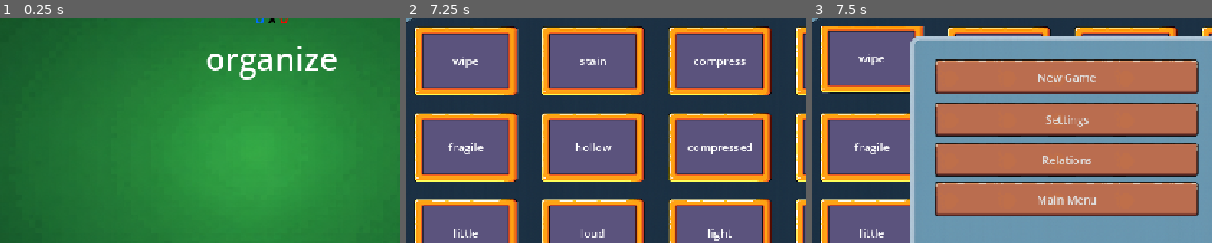
Above: before the commit, frames 1-3 (left to right).
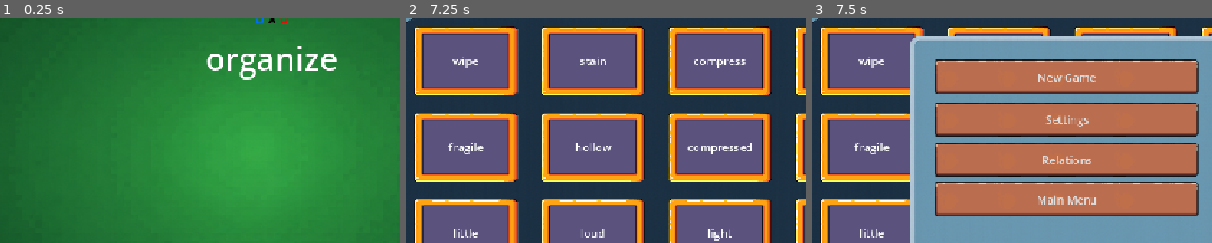
Above: after the commit, the same moments.

Repository: BMinh166/english-game-learning
Game: Godot game, scene res://scenes/Main.tscn
Two runs of this game, one before a commit and one after it. Both use one fixed random seed, a clock stepped at 60 frames per second and the inputs below. This scene is started directly instead of the project's main scene.
Inputs (mouse positions are % of the whole screen's width and height, from its top left):
- Up to frame 1 (0.25 s): no input
- Up to frame 2 (7.25 s): click (93, 86) at 0.5 s; click "Back" at 1.25 s; click (93, 86) at 2 s; click (93, 86) at 2.75 s; tap Enter (ui_accept) at 3.5, 3.77, 4.25, 4.52, 5, 5.75, 6.02, 6.5, 6.77 s; move the mouse to (25, 88) at 3.52 s; click (25, 88) at 3.67 s; move the mouse to (39, 88) at 4.27 s; click (39, 88) at 4.42 s; move the mouse to (52, 88) at 5.02 s; click (52, 88) at 5.17 s; move the mouse to (65, 88) at 5.77 s; click (65, 88) at 5.92 s; move the mouse to (79, 88) at 6.52 s; click (79, 88) at 6.67 s; tap Escape (ui_cancel) at 7.15 s
- Up to frame 3 (7.5 s): tap Enter (ui_accept) at 7.25 s; move the mouse to (26, 29) at 7.27 s; click (26, 29) at 7.42 s
The pictures show only the part of the screen within x 18-68%, y 20-70%; the shares and areas given below are measured in that part.

Frames 1-2 are identical in both runs. In frame 3, 2.0% of the frame differs, in the area x 2-29%, y 3-35%.

Commit message:
Update Audio

Diff:
--- a/autoload/AudioManager.gd
+++ b/autoload/AudioManager.gd
@@ -88,6 +88,7 @@
 
 
 func play_bar_increase():
+	bar_increase.pitch_scale = randf_range(0.98, 1.02)
 	bar_increase.play()
 
 
--- a/scenes/Audio/audio_manager.tscn
+++ b/scenes/Audio/audio_manager.tscn
@@ -3,18 +3,18 @@
 [ext_resource type="Script" uid="uid://cfgcitagq2c4" path="res://autoload/AudioManager.gd" id="1_qbhe3"]
 [ext_resource type="AudioStream" uid="uid://ccjjtp0ungrcp" path="res://audio/main_menu_bgm.ogg" id="2_3yadv"]
 [ext_resource type="AudioStream" uid="uid://jjlndl2hfri" path="res://audio/main_game_bgm.ogg" id="3_bes4q"]
-[ext_resource type="AudioStream" uid="uid://b53y8ljkxypn5" path="res://audio/bar_increase.ogg" id="4_0p2bb"]
-[ext_resource type="AudioStream" uid="uid://chg6uy1aroyty" path="res://audio/button_click.ogg" id="5_m00wg"]
-[ext_resource type="AudioStream" uid="uid://c76kq12urtk0a" path="res://audio/card_click.ogg" id="6_nit56"]
-[ext_resource type="AudioStream" uid="uid://bnv6exr0nvpfw" path="res://audio/card_fly.ogg" id="7_7ucqt"]
-[ext_resource type="AudioStream" uid="uid://dwjmqccngrg76" path="res://audio/card_hover.ogg" id="8_cmggu"]
-[ext_resource type="AudioStream" uid="uid://b22hxfs42o14x" path="res://audio/floating_text_score.ogg" id="9_dbfxl"]
-[ext_resource type="AudioStream" uid="uid://dg555aym332tx" path="res://audio/item_activate.ogg" id="10_vetfx"]
-[ext_resource type="AudioStream" uid="uid://dhqcn0lqv23y6" path="res://audio/item_choose.ogg" id="11_8fw56"]
-[ext_resource type="AudioStream" uid="uid://bti5o8qusg4b8" path="res://audio/lose_run.ogg" id="12_qdupe"]
-[ext_resource type="AudioStream" uid="uid://bfr2115yjwm5a" path="res://audio/next_round.ogg" id="13_oj3bt"]
-[ext_resource type="AudioStream" uid="uid://dhmrlg54b0gql" path="res://audio/score_fail.ogg" id="14_8ck2m"]
-[ext_resource type="AudioStream" uid="uid://bk8rqnl30bcsd" path="res://audio/win_run.ogg" id="15_p44se"]
+[ext_resource type="AudioStream" uid="uid://siq5kisccawx" path="res://audio/bar_increase.wav" id="4_0p2bb"]
+[ext_resource type="AudioStream" uid="uid://b214w4px1pc7p" path="res://audio/button_click.wav" id="5_m00wg"]
+[ext_resource type="AudioStream" uid="uid://obunbrw8gvw4" path="res://audio/card_click.wav" id="6_nit56"]
+[ext_resource type="AudioStream" uid="uid://vlrlo4wgw6m1" path="res://audio/card_fly.wav" id="7_7ucqt"]
+[ext_resource type="AudioStream" uid="uid://k144n2q3udg5" path="res://audio/card_hover.wav" id="8_cmggu"]
+[ext_resource type="AudioStream" uid="uid://rde8rbktfl5s" path="res://audio/floating_text_score.wav" id="9_dbfxl"]
+[ext_resource type="AudioStream" uid="uid://by3sfqoo2c4tw" path="res://audio/item_activate.wav" id="10_vetfx"]
+[ext_resource type="AudioStream" uid="uid://cwtbtq0ujvegm" path="res://audio/item_choose.wav" id="11_8fw56"]
+[ext_resource type="AudioStream" uid="uid://buj4xc07ji41l" path="res://audio/lose_run.wav" id="12_qdupe"]
+[ext_resource type="AudioStream" uid="uid://cghha61fydu41" path="res://audio/next_round.wav" id="13_oj3bt"]
+[ext_resource type="AudioStream" uid="uid://dgbulc3a3mxac" path="res://audio/score_fail.wav" id="14_8ck2m"]
+[ext_resource type="AudioStream" uid="uid://chq3isjd6hivn" path="res://audio/win_run.wav" id="15_p44se"]
 
 [node name="AudioManager" type="Node"]
 process_mode = 3
--- a/scenes/Bag/Bag.gd
+++ b/scenes/Bag/Bag.gd
@@ -23,6 +23,7 @@
 
 func _on_button_pressed() -> void:
 	print("BAG PRESSED")
+	AudioManager.play_button_click()
 	if popup == null or !is_instance_valid(popup):
 		popup = bag_popup_scene.instantiate()
 		get_tree().current_scene.add_child(popup)
--- a/scenes/Bag/BagPopup.gd
+++ b/scenes/Bag/BagPopup.gd
@@ -2,6 +2,7 @@
 
 @onready var grid = $CenterContainer/MarginContainer/VBoxContainer/Panel/MarginContainer/ScrollContainer/BagContainer
 @onready var back_button = $CenterContainer/MarginContainer/VBoxContainer/BackButton
+@onready var blocker = $CenterContainer/MarginContainer/VBoxContainer/Panel/MarginContainer/ScrollContainer/Blocker
 
 var card_scene = preload("res://scenes/Card/Card.tscn")
 
@@ -24,6 +25,12 @@
 
 		card.setup(card_data, i)  # ✅ đúng
 
+	# 👇 chờ layout update
+	await get_tree().process_frame
+
+	# 👇 update blocker
+	blocker.custom_minimum_size.y = grid.size.y
+
 func update_language_ui():
 
 	back_button.text = Localization.tr_ui(
@@ -31,5 +38,6 @@
 	)
 
 func _on_back_button_pressed() -> void:
+	AudioManager.play_button_click()
 	emit_signal("closed")
 	queue_free()
--- a/scenes/Bag/BagPopup.tscn
+++ b/scenes/Bag/BagPopup.tscn
@@ -90,6 +90,12 @@
 [node name="Card5" parent="CenterContainer/MarginContainer/VBoxContainer/Panel/MarginContainer/ScrollContainer/BagContainer" instance=ExtResource("2_d3ncv")]
 layout_mode = 2
 
+[node name="Blocker" type="ColorRect" parent="CenterContainer/MarginContainer/VBoxContainer/Panel/MarginContainer/ScrollContainer"]
+layout_mode = 2
+size_flags_horizontal = 3
+size_flags_vertical = 3
+color = Color(1, 1, 1, 0)
+
 [node name="BackButton" type="Button" parent="CenterContainer/MarginContainer/VBoxContainer"]
 custom_minimum_size = Vector2(75, 50)
 layout_mode = 2
--- a/scenes/Card/Card.gd
+++ b/scenes/Card/Card.gd
@@ -47,6 +47,8 @@
 
 			print("CLICK CARD:", index, label.text)
 
+			AudioManager.play_card_click()
+
 			emit_signal("card_clicked", index)
 
 func _on_hover_enter():
@@ -68,7 +70,6 @@
 	update_visual()
 
 func set_selected(is_selected):
-
 	selected = is_selected
 
 	update_visual()
@@ -101,6 +102,7 @@
 
 	elif hovered:
 		target_y = HOVER_OFFSET
+		AudioManager.play_card_hover()
 
 	if move_tween:
 		move_tween.kill()
--- a/scenes/Items/Item.gd
+++ b/scenes/Items/Item.gd
@@ -120,6 +120,8 @@
 
 	modulate = Color(1.3, 1.3, 1.3, 1.0)
 
+	AudioManager.play_item_activate()
+
 	tween.tween_property(
 		self,
 		"scale",
@@ -149,10 +151,12 @@
 
 
 func _on_sell_button_pressed() -> void:
+	AudioManager.play_button_click()
 	emit_signal("sell_pressed", self)
 
 
 func _on_use_button_pressed() -> void:
+	AudioManager.play_button_click()
 	emit_signal("use_pressed", self)
 
 
@@ -162,6 +166,8 @@
 
 	if not can_click:
 		return
+
+	AudioManager.play_button_click()
 
 	emit_signal("item_clicked", self)
 
--- a/scenes/Items/ItemRewardPopup.gd
+++ b/scenes/Items/ItemRewardPopup.gd
@@ -116,15 +116,19 @@
 		return
 
 	reward_selected.emit(item_data)
+	AudioManager.play_item_choose()
 
 	queue_free()
 
 
 func _on_reroll_pressed() -> void:
 
+	AudioManager.play_button_click()
 	reward_rerolled.emit()
 
 func _on_skip_pressed() -> void:
+	AudioManager.play_button_click()
+
 	reward_skipped.emit()
 
 	queue_free()
--- a/scenes/Score/ScoreBar.gd
+++ b/scenes/Score/ScoreBar.gd
@@ -2,6 +2,9 @@
 
 @onready var progress_bar = $MarginContainer/TextureProgressBarFill
 @onready var progress_score = $MarginContainer/ProgressScore
+
+var numer = 0
+var denomin = 0
 
 func set_progress_bar(numerator,denominator):
 	if denominator == 0:
@@ -10,6 +13,10 @@
 		var value = 100.0 * numerator / denominator
 		progress_bar.value = value
 		progress_score.text = format_number(numerator) + "/" + format_number(denominator)
+		if numerator != numer or (numerator == numer and denomin != denomin):
+			AudioManager.play_bar_increase()
+			numer = numerator
+			denomin = denominator
 
 func format_number(n):
 
--- a/scenes/Screen/GameOver.gd
+++ b/scenes/Screen/GameOver.gd
@@ -33,11 +33,15 @@
 			"victory"
 		)
 
+		AudioManager.play_win_run()
+
 	else:
 
 		game_over_label.text = Localization.tr_ui(
 			"game_over"
 		)
+
+		AudioManager.play_lose_run()
 
 	score_label.text = (
 		Localization.tr_ui("score")
@@ -60,6 +64,7 @@
 	)
 
 func _on_new_game_button_pressed() -> void:
+	AudioManager.play_button_click()
 
 	get_tree().change_scene_to_file(
 		"res://scenes/Screen/new_game_menu.tscn"
@@ -67,6 +72,7 @@
 
 
 func _on_main_menu_button_pressed() -> void:
-		get_tree().change_scene_to_file(
+	AudioManager.play_button_click()
+	get_tree().change_scene_to_file(
 		"res://scenes/Screen/main_menu.tscn"
 	)
--- a/scenes/Screen/NotifyPopup.gd
+++ b/scenes/Screen/NotifyPopup.gd
@@ -32,6 +32,7 @@
 
 
 func _on_yes_pressed():
+	AudioManager.play_button_click()
 
 	emit_signal("confirmed")
 
@@ -39,6 +40,7 @@
 
 
 func _on_cancel_pressed():
+	AudioManager.play_button_click()
 
 	emit_signal("cancelled")
 
--- a/scenes/Screen/Setting.gd
+++ b/scenes/Screen/Setting.gd
@@ -134,10 +134,11 @@
 
 	print("PREVIOUS:", GameManager.previous_scene_path)
 
+	AudioManager.play_button_click()
+
 	# =====================
 	# OPENED FROM PAUSE
 	# =====================
-
 	if pause_menu != null:
 
 		if pause_menu.has_method(
@@ -177,6 +178,7 @@
 			"language",
 			"en"
 		)
+	AudioManager.play_button_click()
 
 	load_settings()
 
--- a/scripts/GameManager.gd
+++ b/scripts/GameManager.gd
@@ -695,6 +695,7 @@
 			var label = step.get("relation_label", "")
 			var p = step.get("point", 0)
 			var m = step.get("mult", 1)
+			AudioManager.play_floating_text_score()
 
 			return label + " (" + str(p) + " x" + str(m) + ")"
 
@@ -723,6 +724,7 @@
 			return "Chain x" + str(step.value)
 
 		_:
+			AudioManager.play_floating_text_score()
 			return step.type
 
 func apply_step(step: Dictionary):
@@ -813,6 +815,8 @@
 	score -= target_score
 
 	round += 1
+
+	AudioManager.play_next_round()
 
 	if check_victory():
 		return
--- a/scripts/Screen/CollectionMenu.gd
+++ b/scripts/Screen/CollectionMenu.gd
@@ -95,33 +95,35 @@
 
 
 func _on_word_button_pressed():
-
+	AudioManager.play_button_click()
 	get_tree().change_scene_to_file(
 		"res://scenes/Screen/word_tab.tscn"
 	)
 
 
 func _on_items_button_pressed():
-
+	AudioManager.play_button_click()
 	get_tree().change_scene_to_file(
 		"res://scenes/Screen/item_tab.tscn"
 	)
 
 
 func _on_back_button_pressed():
-
+	AudioManager.play_button_click()
 	get_tree().change_scene_to_file(
 		"res://scenes/Screen/main_menu.tscn"
 	)
 
 
 func _on_stats_button_pressed() -> void:
+	AudioManager.play_button_click()
 	get_tree().change_scene_to_file(
 		"res://scenes/Screen/stats_menu.tscn"
 	)
 
 
 func _on_delete_data_button_pressed() -> void:
+	AudioManager.play_button_click()
 
 	var popup = notify_scene.instantiate()
 
@@ -148,6 +150,7 @@
 
 
 func _on_relations_button_pressed() -> void:
+	AudioManager.play_button_click()
 
 	var popup = relation_scene.instantiate()
 
--- a/scripts/Screen/ItemTab.gd
+++ b/scripts/Screen/ItemTab.gd
@@ -130,6 +130,7 @@
 	item_tooltip.visible = false
 
 func _on_back_button_pressed() -> void:
+	AudioManager.play_button_click()
 	get_tree().change_scene_to_file(
 		"res://scenes/Screen/collection_menu.tscn"
 	)
--- a/scripts/Screen/MainMenu.gd
+++ b/scripts/Screen/MainMenu.gd
@@ -36,10 +36,11 @@
 		"current_run"
 	]["active"]
 
+	AudioManager.play_button_click()
+
 	# =====================
 	# CONTINUE AVAILABLE
 	# =====================
-
 	if has_run:
 
 		get_tree().change_scene_to_file(
@@ -60,7 +61,7 @@
 	GameManager.previous_scene_path = (
 		"res://scenes/Screen/main_menu.tscn"
 	)
-
+	AudioManager.play_button_click()
 	get_tree().change_scene_to_file(
 		"res://scenes/Screen/setting.tscn"
 	)
@@ -68,10 +69,12 @@
 	print("PREVIOUS:", GameManager.previous_scene_path)
 
 func _on_quit_button_pressed() -> void:
-		get_tree().quit()
+	AudioManager.play_button_click()
+	get_tree().quit()
 
 
 func _on_collection_button_pressed() -> void:
+	AudioManager.play_button_click()
 	get_tree().change_scene_to_file(
 		"res://scenes/Screen/collection_menu.tscn"
 	)
--- a/scripts/Screen/NewGameMenu.gd
+++ b/scripts/Screen/NewGameMenu.gd
@@ -69,6 +69,7 @@
 
 
 func _on_difficulty_button_pressed() -> void:
+	AudioManager.play_button_click()
 
 	current_index += 1
 
@@ -79,6 +80,7 @@
 
 
 func _on_play_button_pressed() -> void:
+	AudioManager.play_button_click()
 
 	if get_tree().paused:
 		get_tree().paused = false
@@ -97,6 +99,7 @@
 
 
 func _on_back_button_pressed() -> void:
+	AudioManager.play_button_click()
 
 	if pause_menu != null:
 
--- a/scripts/Screen/PauseGame.gd
+++ b/scripts/Screen/PauseGame.gd
@@ -69,6 +69,7 @@
 
 
 func _on_new_game_button_pressed() -> void:
+	AudioManager.play_button_click()
 
 	if get_tree().current_scene.has_node("NewGameMenu"):
 		return
@@ -84,6 +85,7 @@
 
 func _on_setting_button_pressed() -> void:
 	print("Open setting")
+	AudioManager.play_button_click()
 	if get_tree().current_scene.has_node("Setting"):
 		return
 
@@ -101,6 +103,7 @@
 
 
 func _on_main_menu_button_pressed() -> void:
+	AudioManager.play_button_click()
 	get_tree().paused = false
 
 	GameManager.reset_state()
@@ -111,11 +114,13 @@
 
 
 func _on_back_button_pressed() -> void:
+	AudioManager.play_button_click()
 	close()
 
 
 func _on_relations_button_pressed() -> void:
 	hide()
+	AudioManager.play_button_click()
 
 	var popup = relation_scene.instantiate()
 
--- a/scripts/Screen/PlayGameMenu.gd
+++ b/scripts/Screen/PlayGameMenu.gd
@@ -32,6 +32,7 @@
 
 
 func _on_new_game_button_pressed() -> void:
+	AudioManager.play_button_click()
 
 	get_tree().change_scene_to_file(
 		"res://scenes/Screen/new_game_menu.tscn"
@@ -39,6 +40,7 @@
 
 
 func _on_continue_button_pressed() -> void:
+	AudioManager.play_button_click()
 
 	get_tree().change_scene_to_file(
 		"res://scenes/Main.tscn"
@@ -46,6 +48,7 @@
 
 
 func _on_back_button_pressed() -> void:
+	AudioManager.play_button_click()
 
 	get_tree().change_scene_to_file(
 		"res://scenes/Screen/main_menu.tscn"
--- a/scripts/Screen/RelationInfoMenu.gd
+++ b/scripts/Screen/RelationInfoMenu.gd
@@ -39,7 +39,7 @@
 
 
 func _on_back_button_pressed() -> void:
-
+	AudioManager.play_button_click()
 	if pause_menu != null:
 
 		pause_menu.show()
--- a/scripts/Screen/WordDetailPopup.gd
+++ b/scripts/Screen/WordDetailPopup.gd
@@ -23,6 +23,7 @@
 
 	back_button.pressed.connect(
 		func():
+			AudioManager.play_button_click()
 			queue_free()
 	)
 
--- a/scripts/Screen/WordTab.gd
+++ b/scripts/Screen/WordTab.gd
@@ -68,6 +68,7 @@
 
 		button.pressed.connect(
 			func():
+				AudioManager.play_button_click()
 				if current_discovered:
 					open_word_detail(current_word_id)
 		)
@@ -108,6 +109,7 @@
 
 
 func _on_back_button_pressed() -> void:
+	AudioManager.play_button_click()
 	get_tree().change_scene_to_file(
 		"res://scenes/Screen/collection_menu.tscn"
 	)
--- a/scripts/Screen/stats_menu.gd
+++ b/scripts/Screen/stats_menu.gd
@@ -275,6 +275,7 @@
 	)
 
 func _on_back_button_pressed() -> void:
+	AudioManager.play_button_click()
 	get_tree().change_scene_to_file(
 		"res://scenes/Screen/collection_menu.tscn"
 	)
--- a/scripts/Ui.gd
+++ b/scripts/Ui.gd
@@ -302,6 +302,8 @@
 	var total_width = (count - 1) * spacing
 	var start_x = center_pos.x - total_width / 2
 
+	AudioManager.play_card_fly()
+
 	for i in range(count):
 		var card = selected_cards[i]
 
@@ -352,18 +354,23 @@
 	match data.type:
 		"add_point":
 			color = Color.GREEN
+			AudioManager.play_floating_text_score()
 
 		"add_mult", "mul_mult":
 			color = Color.CYAN
+			AudioManager.play_floating_text_score()
 
 		"fail":
 			color = Color.RED
+			AudioManager.play_score_fail()
 
 		"chain":
 			color = Color.ORANGE
+			AudioManager.play_floating_text_score()
 
 		"item":
 			color = Color.GOLD
+			AudioManager.play_floating_text_score()
 
 	print("FT_TEXT SIZE BEFORE PLAY:", ft.size)
 
@@ -372,6 +379,7 @@
 		card.size.x / 2,
 		card.size.y + 10
 	)
+
 
 	print("FT_POS BEFORE PLAY:", ft.position)
 
@@ -435,6 +443,9 @@
 	GameManager.play_selected(selected_cards)
 	selected_indices.clear()
 	#update_hand_selection()
+
+	AudioManager.play_button_click()
+
 	update_buttons()
 
 
@@ -447,6 +458,9 @@
 
 	GameManager.discard_selected(selected_indices)
 	selected_indices.clear()
+
+	AudioManager.play_button_click()
+
 	update_hand_selection()
 
 func _on_activate_item_slot(item_id):
Not shown, removed: audio/bar_increase.ogg.import
Not shown, added: audio/bar_increase.wav.import
Not shown, removed: audio/button_click.ogg.import
Not shown, added: audio/button_click.wav.import
Not shown, removed: audio/card_click.ogg.import
Not shown, added: audio/card_click.wav.import
Not shown, removed: audio/card_fly.ogg.import
Not shown, added: audio/card_fly.wav.import
Not shown, removed: audio/card_hover.ogg.import
Not shown, added: audio/card_hover.wav.import
Not shown, removed: audio/floating_text_score.ogg.import
Not shown, added: audio/floating_text_score.wav.import
(and 36 more such lines)
